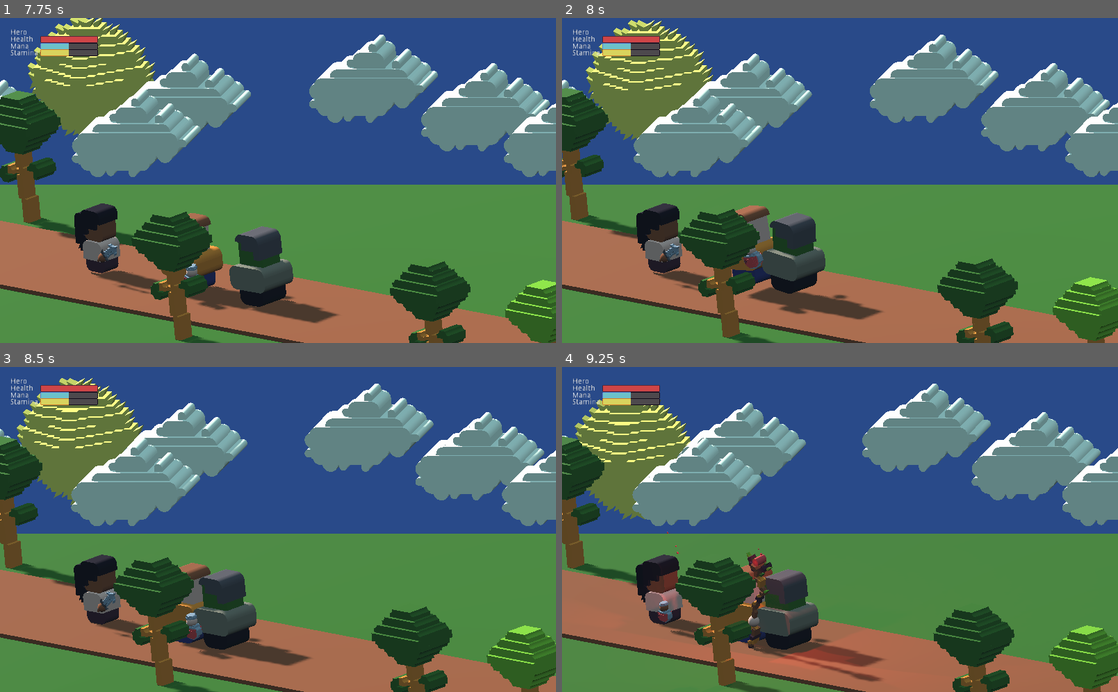
Above: before the commit, frames 1-4 (two rows, left to right).
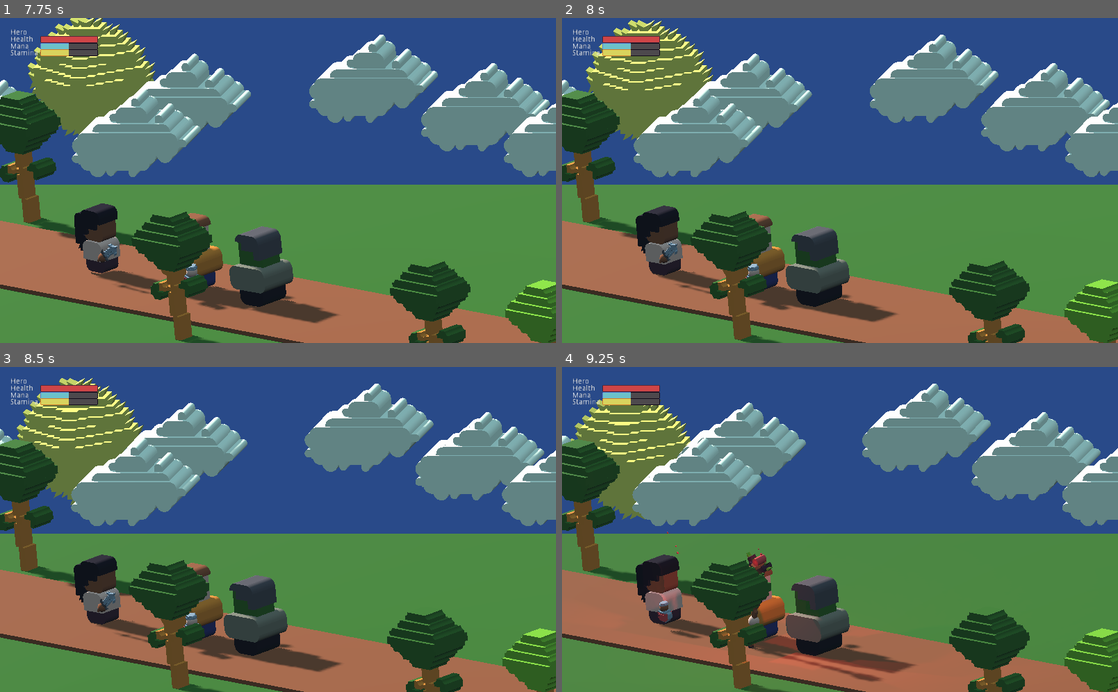
Above: after the commit, the same moments.

Repository: matt-cles/item-assistant
Game: Godot game, scene res://scenes/Main.tscn
Same seed, same stepped clock (60 frames per second), same inputs: the game is played once before the commit and once after it.
Inputs:
- Up to frame 1 (7.75 s): tap Enter (ui_accept) at 0.5, 0.77, 1.52, 3.02, 3.77, 4.52, 6.02, 6.77, 7.52 s; hold Right (ui_right) 0.53-1.28 s; hold Down (ui_down) 1.28-2.03 s; hold Right (ui_right) 2.03-2.78 s; hold Up (ui_up) 2.78-3.53 s; hold Left (ui_left) 3.53-5.03 s; hold Down (ui_down) 5.03-5.78 s; hold Right (ui_right) 5.78-6.53 s; hold Up (ui_up) 6.53-7.28 s; hold Right (ui_right) from 7.28 s (still down)
- Up to frame 2 (8 s): keep holding Right (ui_right)
- Up to frame 3 (8.5 s): release Right (ui_right) at 8.03 s; hold Down (ui_down) from 8.03 s (still down)
- Up to frame 4 (9.25 s): release Down (ui_down) at 8.78 s; hold Left (ui_left) from 8.78 s (still down); tap Enter (ui_accept) at 9.02 s

Frame 1 is identical in both runs. In frame 2, 9.4% of the frame differs, in the area x 0-100%, y 21-100%; in frame 3, 10%; in frame 4, 11%.

Commit message:
add combat starting area to hero and enemy

Diff:
--- a/scenes/Hero.tscn
+++ b/scenes/Hero.tscn
@@ -63,6 +63,8 @@
 "values": [ Vector3( 0, 0, 0 ) ]
 }
 
+[sub_resource type="BoxShape" id=3]
+
 [node name="Hero" type="Spatial" groups=[
 "hero",
 ]]
@@ -92,3 +94,9 @@
 anims/attack = SubResource( 2 )
 anims/still = ExtResource( 7 )
 anims/walk = ExtResource( 9 )
+
+[node name="CombatArea" type="Area" parent="."]
+
+[node name="CollisionShape" type="CollisionShape" parent="CombatArea"]
+transform = Transform( 0.613837, 0, 0, 0, 0.613837, 0, 0, 0, 0.613837, 0, 0, 0 )
+shape = SubResource( 3 )
--- a/scenes/Main.tscn
+++ b/scenes/Main.tscn
@@ -322,7 +322,7 @@
 monitorable = false
 
 [node name="CollisionShape" type="CollisionShape" parent="World/EnemySpawnPoint/Enemy/Area"]
-transform = Transform( 1.54634, 0, -5.96046e-08, 0, 1.54634, 0, 5.96046e-08, 0, 1.54634, 0, 0, 0 )
+transform = Transform( 0.550586, 0, -5.96046e-08, 0, 0.550586, 0, 5.96046e-08, 0, 0.550586, 0, 0, 0 )
 shape = SubResource( 5 )
 
 [node name="Hero" parent="." instance=ExtResource( 1 )]
--- a/scripts/Enemy.gd
+++ b/scripts/Enemy.gd
@@ -7,7 +7,7 @@
 
 func _ready():
 	print($Area)
-	var _connected = $Area.connect("body_entered", self, 'combat_start')
+	var _connected = $Area.connect("area_entered", self, 'combat_start')
 	print(_connected)
 	_connected = events.connect("start_moving", self, "start_moving")
 	print(_connected)
Not shown: 1 places in scenes/Hero.tscn that only renumber resources
